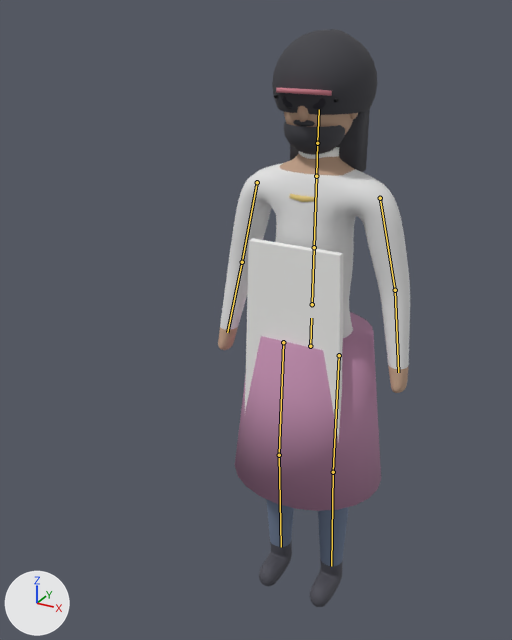
An edit to the glTF model assets/models/characters/person.glb, drawn before and after from the same camera.
Before and after are seen from a camera (50 mm lens) standing at (0.809, -1.825, 1.901) and looking at (-0.051, -0.262, 1.119). Lighting does not change. The marker at lower left points along +X, +Y and +Z. The first picture is the older version. The bones that change, and the others that lie on the model, are drawn over the model as lines.

In view in the first picture: 'Acc_apron', 'Acc_beard', 'Acc_chain', 'Acc_collar', 'Acc_glasses', 'Acc_moustache', 'Acc_sunglasses', 'Body', 'Hair_afro', 'Hair_long', 'Hat_cap', 'Head', 'Skirt'.
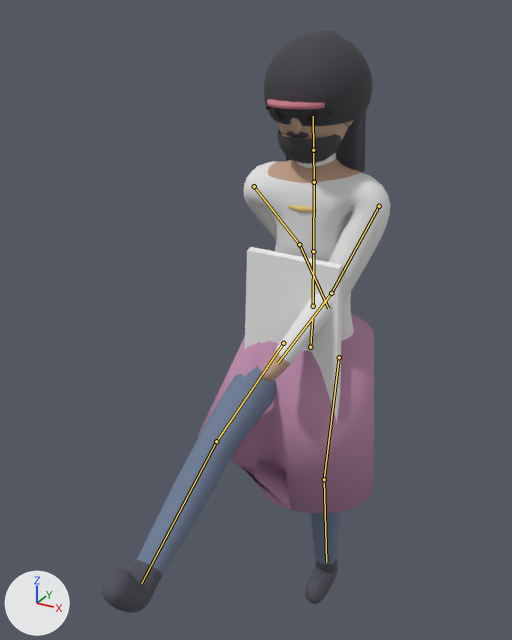
The newer file adds an action. The first version stands in its rest pose; the second is drawn at frame 7 of the action 'kick'.

Pixel boxes [x1, y1, x2, y2] of what changed, in the pictures (512 x 640 px):
'Body', posed (50% wider): before [218, 147, 410, 607]; after [102, 158, 390, 613]
'Skirt', posed (21% wider): before [235, 312, 381, 511]; after [197, 314, 374, 513]
'Acc_apron', posed: before [245, 238, 343, 443]; after [245, 247, 342, 423]
'Hair_afro', posed (9% taller): before [272, 30, 377, 115]; after [264, 33, 372, 126]
'Acc_beard', posed: before [283, 121, 345, 155]; after [277, 130, 341, 164]
'Head', posed: before [284, 106, 358, 135]; after [277, 118, 353, 140]
'Hair_long', posed: before [290, 109, 370, 172]; after [286, 112, 366, 173]
'Hat_cap', posed (22% taller): before [276, 88, 332, 96]; after [267, 99, 325, 109]
'Acc_collar', posed (23% taller): before [299, 147, 339, 159]; after [296, 153, 336, 168]
'Acc_sunglasses', posed: before [274, 95, 338, 109]; after [266, 105, 332, 121]
'Acc_glasses', posed: before [274, 96, 338, 111]; after [266, 107, 332, 123]
bone 'hips', root to tip: before (310, 346) to (311, 318); after (310, 347) to (312, 319)
bone 'spine', root to tip: before (312, 304) to (314, 247); after (313, 306) to (313, 251)
bone 'neck', root to tip: before (316, 176) to (317, 143); after (314, 182) to (313, 150)
bone 'upper_arm.L', root to tip: before (380, 198) to (395, 290); after (379, 206) to (331, 293)
bone 'forearm.L', root to tip: before (395, 290) to (398, 372); after (331, 293) to (277, 363)
bone 'upper_arm.R', root to tip: before (257, 182) to (242, 262); after (254, 186) to (299, 244)
bone 'forearm.R', root to tip: before (242, 262) to (227, 332); after (299, 244) to (328, 308)
bone 'thigh.L', root to tip: before (339, 355) to (333, 472); after (339, 357) to (324, 479)
bone 'shin.L', root to tip: before (333, 472) to (331, 566); after (324, 479) to (326, 562)
bone 'thigh.R', root to tip: before (283, 342) to (279, 455); after (283, 343) to (216, 441)
bone 'shin.R', root to tip: before (279, 455) to (281, 547); after (216, 441) to (141, 583)

What the commit changed:
Bone 'hips' (bone_hips) moves from (0.0, 0.0, 0.0) to (0.0, -0.004, 0.0).
Bone 'hips' (bone_hips) turns from (0, 0, 0) to (0, 0, -1) degrees about its own x, y and z.
Bone 'spine' (bone_spine) turns from (0, 0, 0) to (7, 0, 0) degrees about its own x, y and z.
Bone 'neck' (bone_neck) turns from (0, 0, 0) to (0, 0, 1) degrees about its own x, y and z.
Bone 'upper_arm.L' (bone_upper_arm_l) turns from (0, 0, 0) to (-33, 9, 22) degrees about its own x, y and z.
Bone 'forearm.L' (bone_forearm_l) turns from (0, 0, 0) to (-10, -2, -2) degrees about its own x, y and z.
Bone 'upper_arm.R' (bone_upper_arm_r) turns from (0, 0, 0) to (19, 6, -36) degrees about its own x, y and z.
Bone 'forearm.R' (bone_forearm_r) turns from (0, 0, 0) to (-10, 2, 2) degrees about its own x, y and z.
Bone 'thigh.L' (bone_thigh_l) turns from (0, 0, 0) to (-7, 0, 0) degrees about its own x, y and z.
Bone 'shin.L' (bone_shin_l) turns from (0, 0, 0) to (14, 0, 0) degrees about its own x, y and z.
Bone 'thigh.R' (bone_thigh_r) turns from (0, 0, 0) to (-69, 1, 0) degrees about its own x, y and z.
Bone 'shin.R' (bone_shin_r) turns from (0, 0, 0) to (6, 0, 0) degrees about its own x, y and z.
